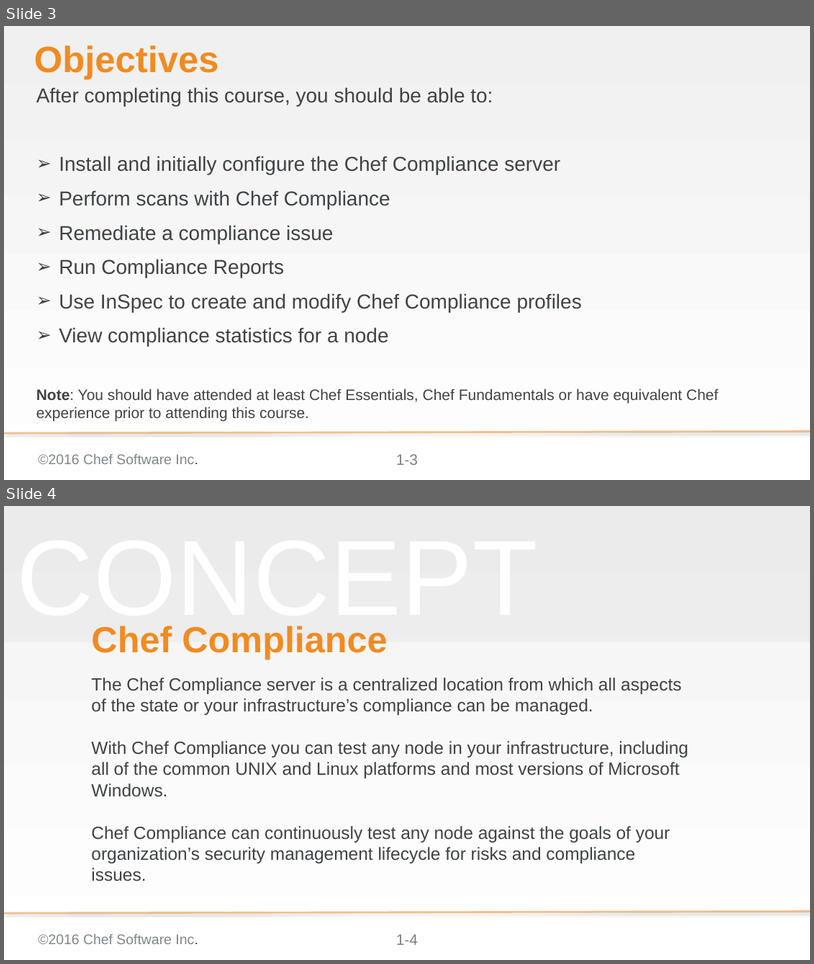
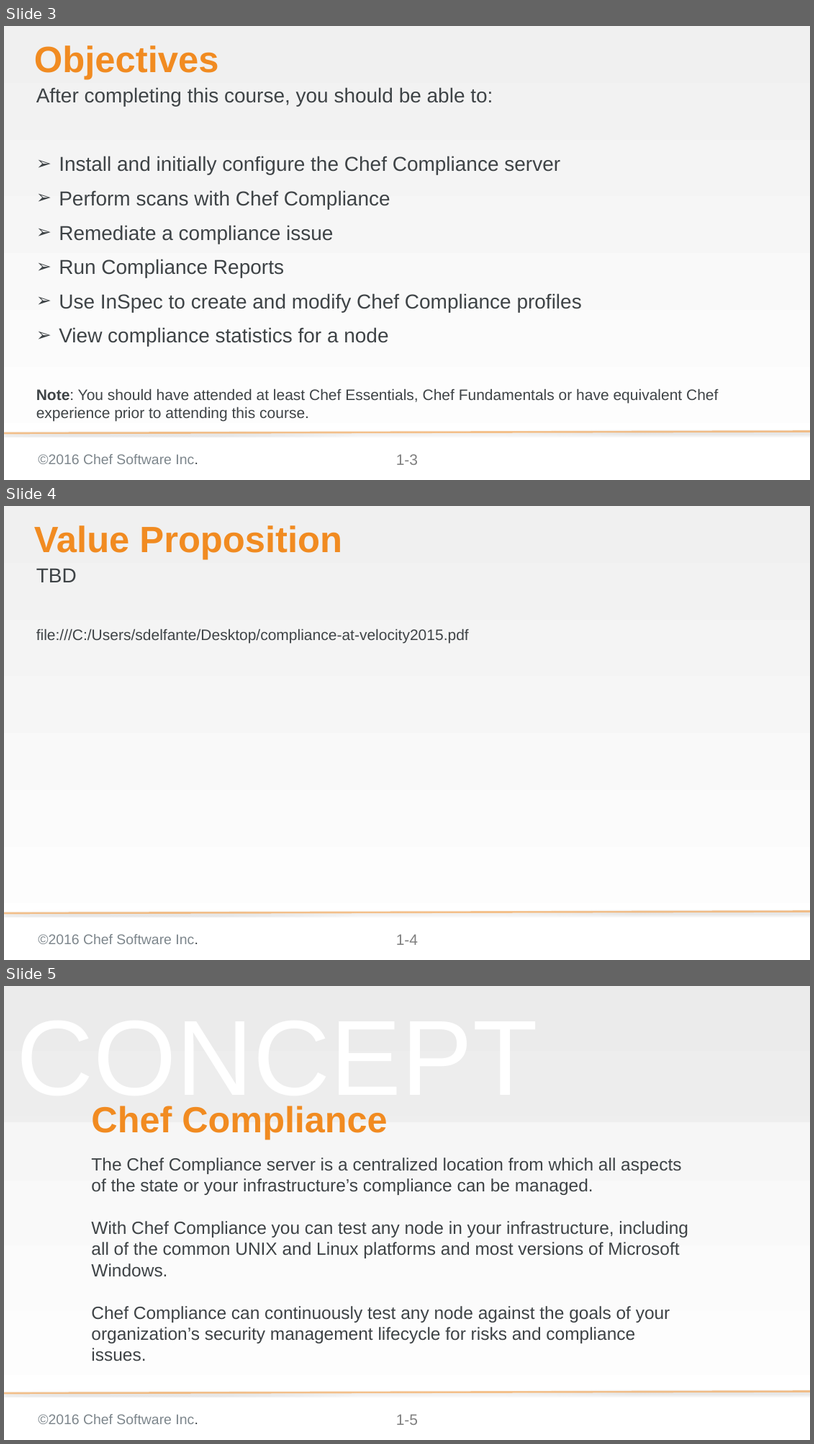
Before and after one commit to bchamby/chef-compliance-installation-configuration-operation, a slide deck: 01-Intro.pptx. Shown one above the other, each under a label of ours: slides 3 and 4 before the commit, slides 3, 4 and 5 after it. The pictures are 814x964 and 814x1444 pixels, drawn with LibreOffice and Linux fonts; fonts in the diff are those of the drawing; background and template pictures are left out. Boxes give left, top, right and bottom in pixels: in the first picture for what was removed or moved away, otherwise in the second. Text is boxed around its words. In the diff, an @@ line names an element or a change of style, - is before the commit and + after.

```diff
--- a/01-Intro.pptx
+++ b/01-Intro.pptx
@@ slide 4 added at bbox=[4, 506, 810, 960], background gradient #F0F0F0 to #FFFFFF; not listed: 3 template elements that a slide beside it also shows @@
@@ title added at bbox=[34, 525, 342, 560], 58 pt, text #F18B21, bold @@
+Value Proposition
@@ text added at bbox=[36, 568, 469, 643], 24 pt, text #3E4346 @@
+TBD
+file:///C:/Users/sdelfante/Desktop/compliance-at-velocity2015.pdf
@@ what was slide 4 is now slide 5 @@
@@ page number at bbox=[396, 1414, 418, 1424]: text changed @@
-1-4
+1-5
```
Also in this commit, not shown: 2 other slides added.
